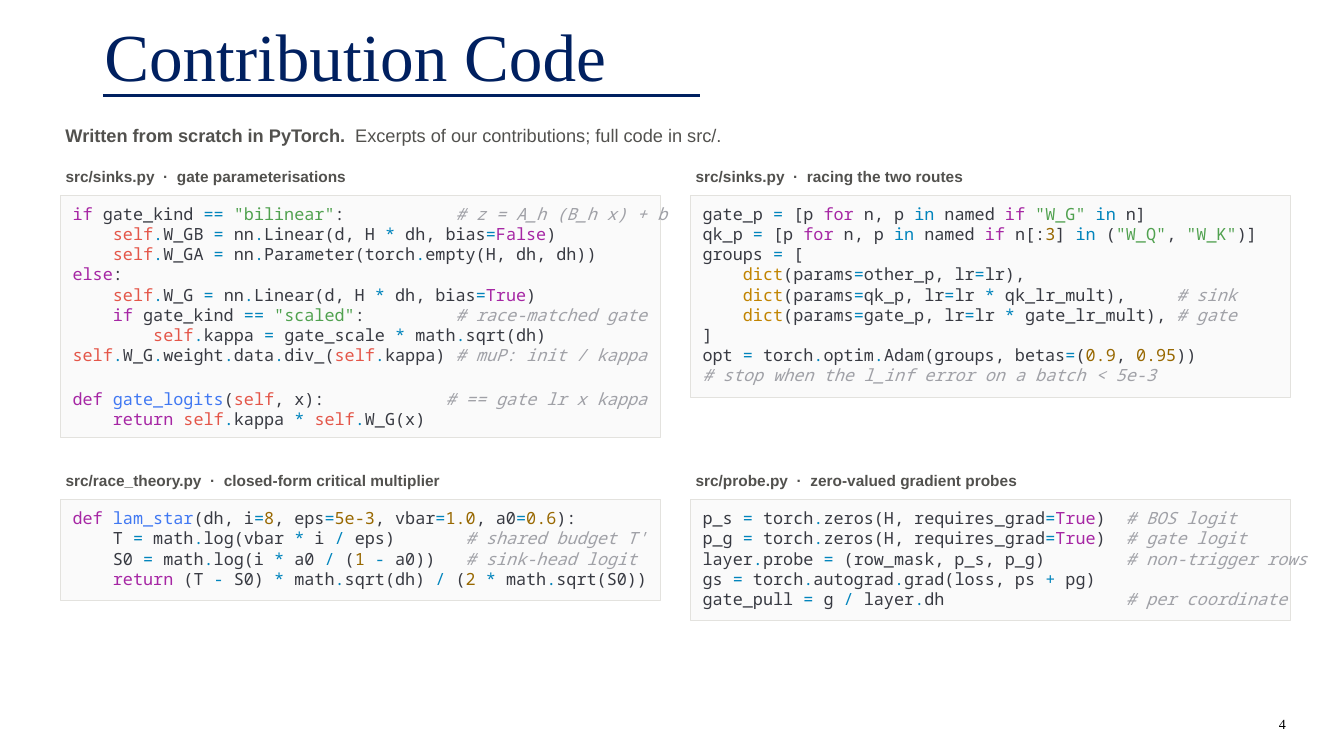
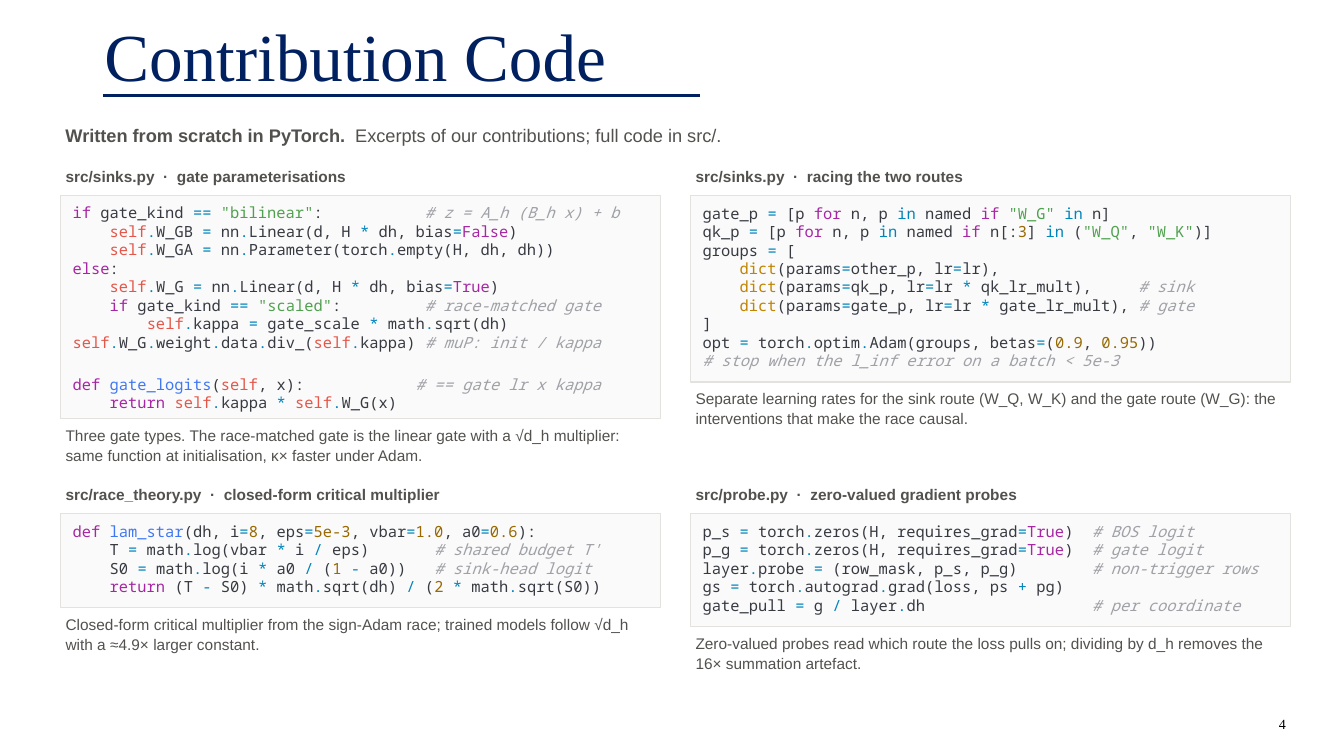
Before and after one commit to Adityakariwal/fllm-final-project, a slide deck: slide 4 of ppt/G28_presentation.pptx. Drawn at 1344x756 pixels with LibreOffice and Linux fonts; fonts in the diff are those of the drawing. Boxes give left, top, right and bottom in pixels: in the first picture for what was removed or moved away, otherwise in the second. Text is boxed around its words. In the diff, an @@ line names an element or a change of style, - is before the commit and + after.

```diff
--- a/ppt/G28_presentation.pptx
+++ b/ppt/G28_presentation.pptx
@@ rectangle "if gate_kind == "bilinear": # ...": place and size @@
-rectangle "if gate_kind == "bilinear": # ..." at [60,196,660,438]
+rectangle "if gate_kind == "bilinear": # ..." at [60,196,660,419]
@@ rectangle "gate_p = [p for n, ...": place and size @@
-rectangle "gate_p = [p for n, ..." at [691,196,1291,397]
+rectangle "gate_p = [p for n, ..." at [691,196,1291,382]
@@ text added at [696,393,1275,424], 11 pt, text #52514E @@
+Separate learning rates for the sink route (W_Q, W_K) and the gate route (W_G): the interventions that make the race causal.
@@ text added at [66,429,620,463], 11 pt, text #52514E @@
+Three gate types. The race-matched gate is the linear gate with a √d_h multiplier: same function at initialisation, κ× faster under Adam.
@@ text "src/race_theory.py · closed-form critical multiplier": place and size @@
-text "src/race_theory.py · closed-form critical multiplier" at [66,475,439,489]
+text "src/race_theory.py · closed-form critical multiplier" at [66,489,439,503]
@@ text "src/probe.py · zero-valued gradient probes": place and size @@
-text "src/probe.py · zero-valued gradient probes" at [696,475,1016,489]
+text "src/probe.py · zero-valued gradient probes" at [696,489,1016,503]
@@ size 12 to 11 pt in 4 elements at [691,196,1291,382], [60,196,660,419], [691,514,1291,627], [60,514,660,608] @@
@@ rectangle "def lam_star(dh, i=8, eps=5e-3, vbar=1.0, ...": place and size @@
-rectangle "def lam_star(dh, i=8, eps=5e-3, vbar=1.0, ..." at [60,500,660,601]
+rectangle "def lam_star(dh, i=8, eps=5e-3, vbar=1.0, ..." at [60,514,660,608]
@@ rectangle "p_s = torch.zeros(H, requires_grad=True) # ...": place and size @@
-rectangle "p_s = torch.zeros(H, requires_grad=True) # ..." at [691,500,1291,621]
+rectangle "p_s = torch.zeros(H, requires_grad=True) # ..." at [691,514,1291,627]
@@ text added at [66,618,628,653], 11 pt, text #52514E @@
+Closed-form critical multiplier from the sign-Adam race; trained models follow √d_h with a ≈4.9× larger constant.
@@ text added at [696,638,1263,669], 11 pt, text #52514E @@
+Zero-valued probes read which route the loss pulls on; dividing by d_h removes the 16× summation artefact.
```
Also in this commit, not shown: 2 other slides changed, 2 other files.
